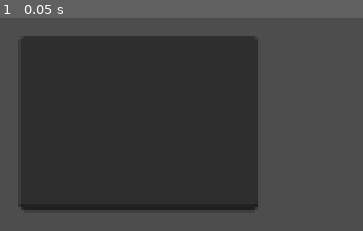
Above: before the commit, frame 1.
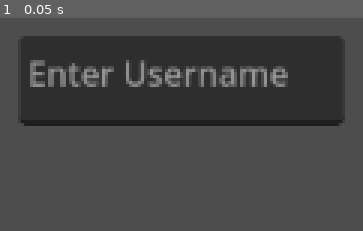
Above: after the commit, the same moment.

Repository: OneMapleLeaf/godot_finals_project
Game: Godot game, scene res://entername.tscn
The game is run twice, just before and just after one commit, with the same random seed, the same clock (stepped at 60 frames per second) and the same inputs.
Inputs:
- Up to frame 1 (0.05 s): no input

The runs differ from the first frame. In frame 1, 39% of the frame differs, in the area x 4-96%, y 8-91%.

Commit message:
Updated NexarIce, Inventory etc..

Diff:
--- a/entername.tscn
+++ b/entername.tscn
@@ -1,9 +1,13 @@
-[gd_scene format=3 uid="uid://cdg3cidn8yoaf"]
+[gd_scene load_steps=2 format=3 uid="uid://cdg3cidn8yoaf"]
+
+[sub_resource type="FontVariation" id="FontVariation_rfy5r"]
 
 [node name="Node2D" type="Node2D"]
 
 [node name="TextEdit" type="TextEdit" parent="."]
 offset_left = 289.0
 offset_top = 107.0
-offset_right = 404.0
-offset_bottom = 191.0
+offset_right = 445.0
+offset_bottom = 150.0
+theme_override_fonts/font = SubResource("FontVariation_rfy5r")
+placeholder_text = "Enter Username"
